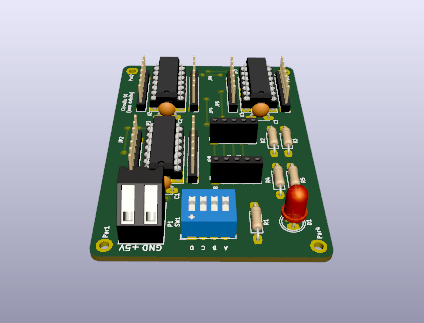
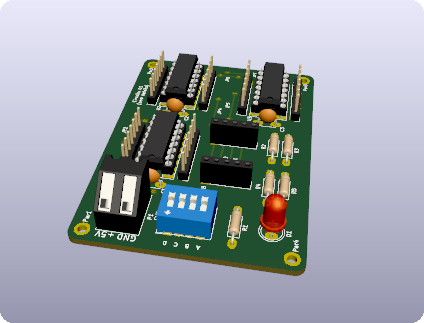
Revision of a layered 424 × 323 image; what changed, layer by layer:
showed "Camada colada #35", painted on it over [0,0,424,323]
showed "Camada colada #34", painted on it over [0,0,424,323]
showed "Camada colada #33", painted on it over [0,0,424,323]
showed "Camada colada #32", painted on it over [0,0,424,323]
showed "Camada colada #31", painted on it over [0,0,424,323]
showed "Camada colada #30", painted on it over [0,0,424,323]
showed "Camada colada #29", painted on it over [0,0,424,323]
showed "Camada colada #28", painted on it over [0,0,424,323]
showed "Camada colada #27", painted on it over [0,0,424,323]
showed "Camada colada #26", painted on it over [0,0,424,323]
showed "Camada colada #25", painted on it over [0,0,424,323]
showed "Camada colada #24", painted on it over [0,0,424,323]
showed "Camada colada #23", painted on it over [0,0,424,323]
showed "Camada colada #22", painted on it over [0,0,424,323]
showed "Camada colada #21", painted on it over [0,0,424,323]
showed "Camada colada #20", painted on it over [0,0,424,323]
showed "Camada colada #19", painted on it over [0,0,424,323]
showed "Camada colada #18", painted on it over [0,0,424,323]
showed "Camada colada #17", painted on it over [0,0,424,323]
showed "Camada colada #16", painted on it over [0,0,424,323]
showed "Camada colada #15", painted on it over [0,0,424,323]
showed "Camada colada #14", painted on it over [0,0,424,323]
showed "Camada colada #13", painted on it over [0,0,424,323]
showed "Camada colada #12", painted on it over [0,0,424,323]
…and 12 more changes (12 painted, 11 visibility)
